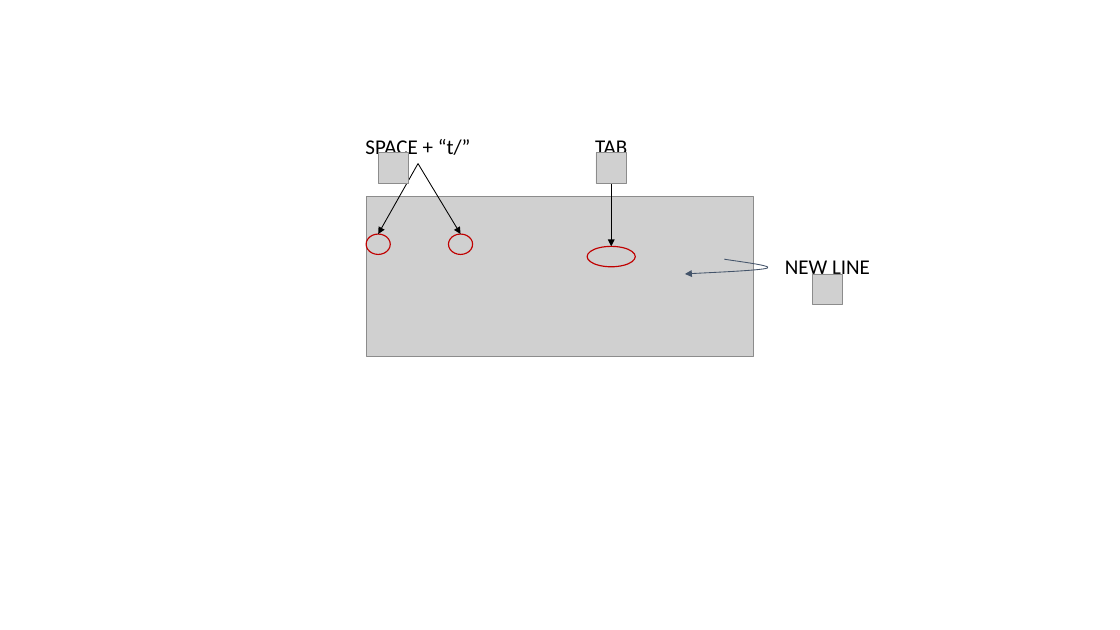
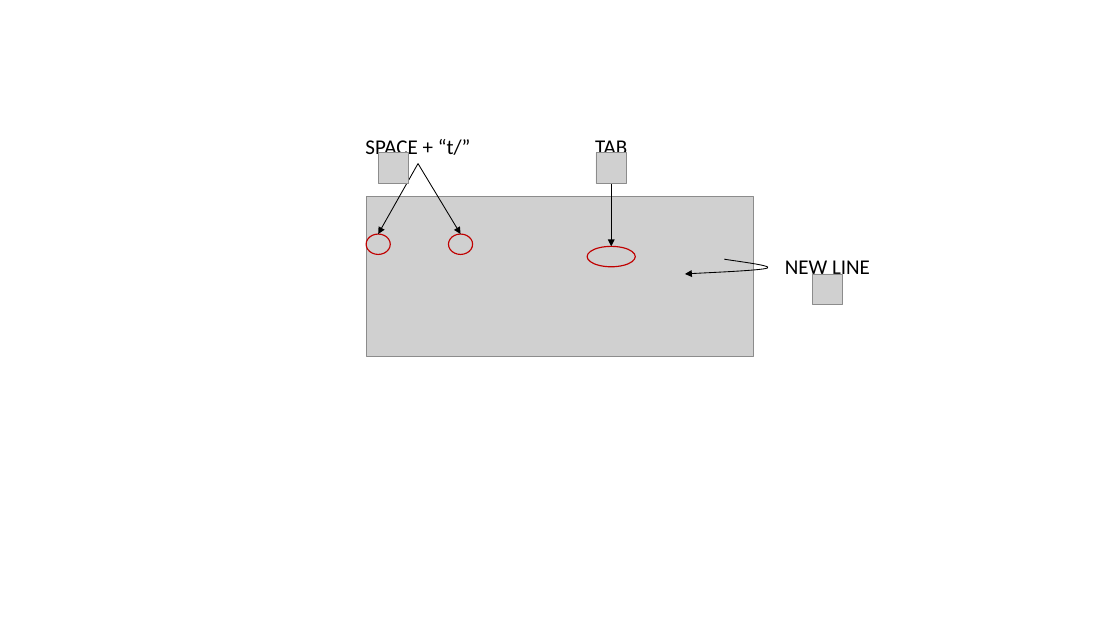
Before and after one commit to shaniceabigail/3VIA, a slide deck: slide 1 of docs/figures/ImportUserGuide.pptx. Drawn at 1120x630 pixels with LibreOffice and Linux fonts; fonts in the diff are those of the drawing; grey boxes stand for pictures. Boxes give left, top, right and bottom in pixels: in the first picture for what was removed or moved away, otherwise in the second. Text is boxed around its words. In the diff, an @@ line names an element or a change of style, - is before the commit and + after.

```diff
--- a/docs/figures/ImportUserGuide.pptx
+++ b/docs/figures/ImportUserGuide.pptx
@@ freeform shape at bbox=[685, 259, 768, 274]: outline #44546A 0.75 pt to #000000 0.75 pt @@
```
Also in this commit, not shown: 2 other slides changed, 4 other files.
